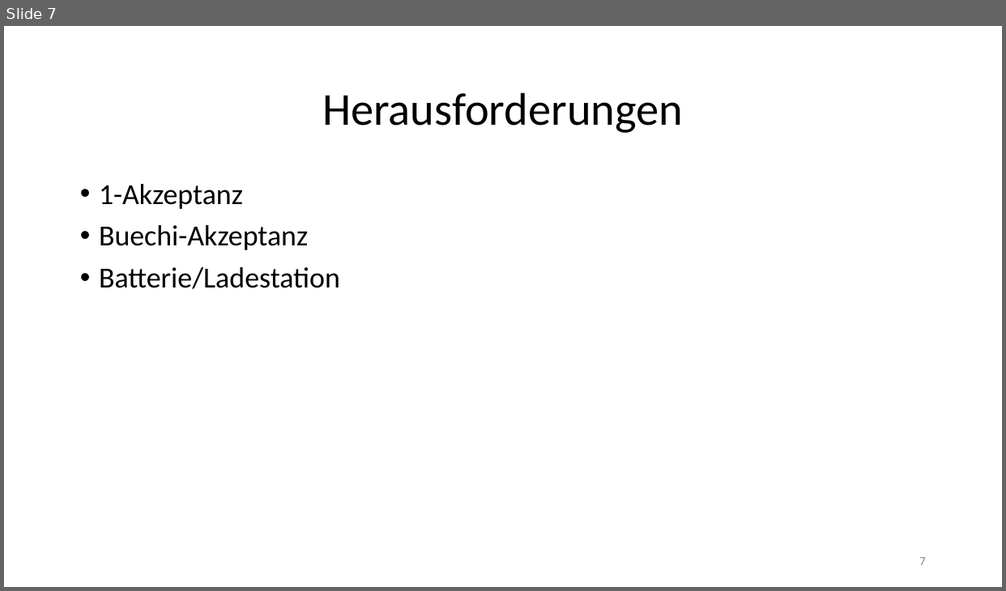
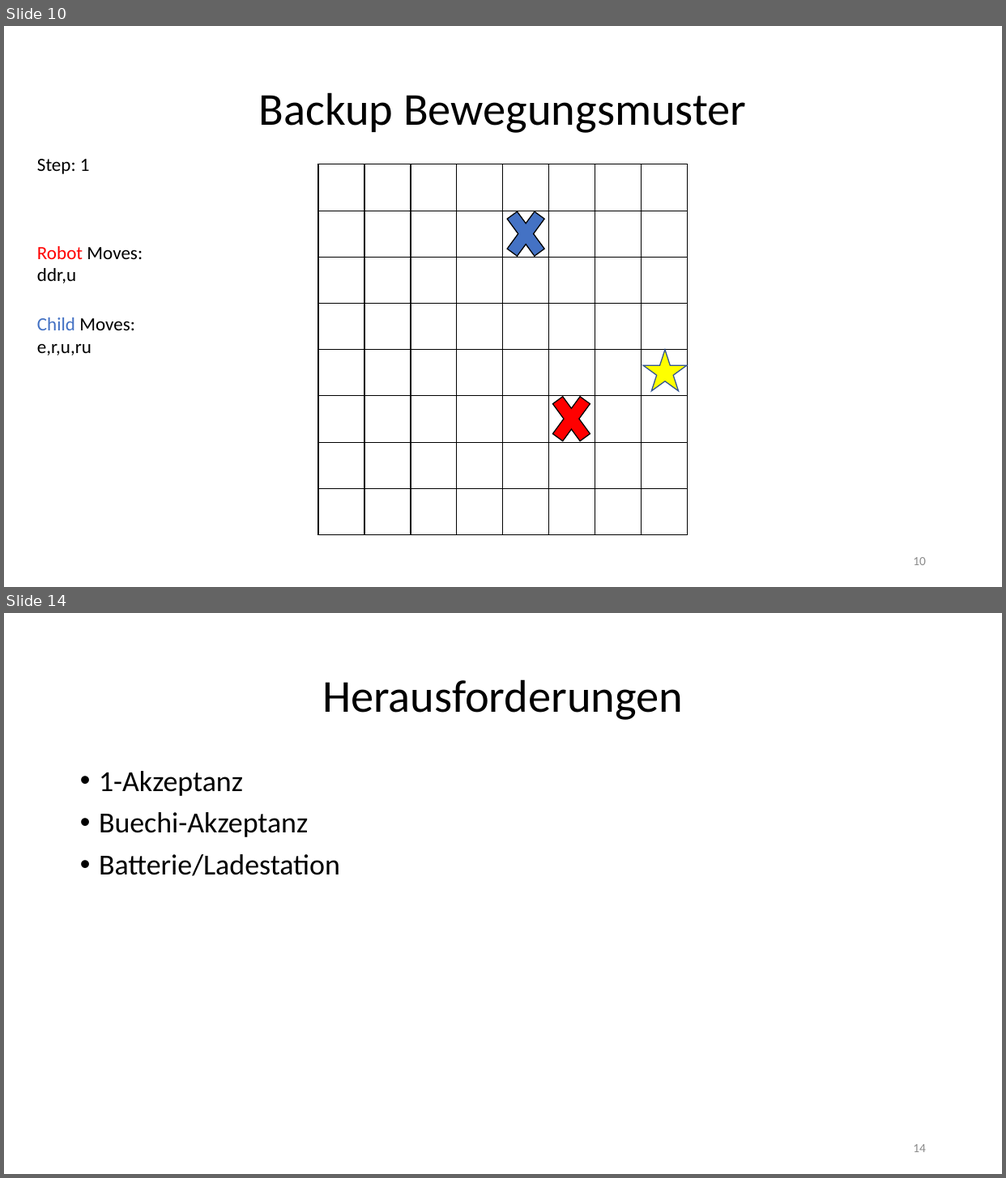
Before and after one commit to jhbruhn/fmes, a slide deck: Dokumentation/Roboter.pptx. Shown one above the other, each under a label of ours: slide 7 before the commit, slides 10 and 14 after it; the slides between them are not shown. The pictures are 1006x591 and 1006x1178 pixels, drawn with LibreOffice and Linux fonts; fonts in the diff are those of the drawing. Boxes give left, top, right and bottom in pixels: in the first picture for what was removed or moved away, otherwise in the second. Text is boxed around its words. In the diff, an @@ line names an element or a change of style, - is before the commit and + after.

```diff
--- a/Dokumentation/Roboter.pptx
+++ b/Dokumentation/Roboter.pptx
@@ slide 10 added at [4,26,1002,587], background #FFFFFF @@
@@ title added at [259,92,746,133], 44 pt, text #000000 @@
+Backup Bewegungsmuster
@@ text added at [37,159,90,174], 18 pt, text #000000 @@
+Step: 1
@@ table added at [318,165,690,535], 8 rows, 8 columns @@
+ |  |  |  |  |  |  | 
+ |  |  |  |  |  |  | 
+ |  |  |  |  |  |  | 
+ |  |  |  |  |  |  | 
+ |  |  |  |  |  |  | 
+ |  |  |  |  |  |  | 
+ |  |  |  |  |  |  | 
+ |  |  |  |  |  |  | 
@@ cross added at [500,199,552,270], fill #4472C4, outline #000000 1 pt @@
@@ text added at [37,246,143,284], 18 pt, text #000000 @@
+Robot Moves:
+ddr,u
@@ text added at [37,318,135,356], 18 pt, text #000000 @@
+Child Moves:
+e,r,u,ru
@@ star added at [643,350,687,391], fill #FFFF00, outline #325491 1 pt @@
@@ cross added at [545,383,598,455], fill #FF0000, outline #000000 1 pt @@
@@ page number added at [913,557,926,565], 12 pt, text #8C8C8C @@
+10
@@ what was slide 7 is now slide 14 @@
@@ page number at [913,1144,926,1152]: text changed @@
-7
+14
```
Also in this commit, not shown: 6 other slides added.
